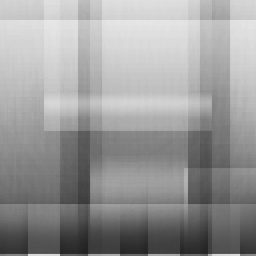
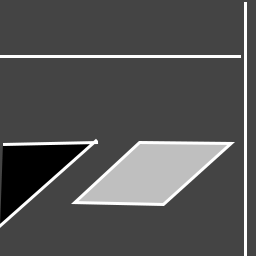
Layers edited between the first and the second 256×256 image:
added layer "Layer 3" above "Shape 5" over [left=0, top=0, right=256, bottom=256]
added layer "Shape 4" above "Shape 3" over [left=141, top=21, right=206, bottom=185]
added layer "Shape 3" above "Shape 2" over [left=138, top=157, right=228, bottom=256]
added layer "Shape 2" above "Shape 1" over [left=55, top=15, right=58, bottom=256]
added layer "Shape 1" above "spec" over [left=2, top=9, right=256, bottom=12]
added layer "spec" above "tex" over [left=0, top=0, right=256, bottom=256]
